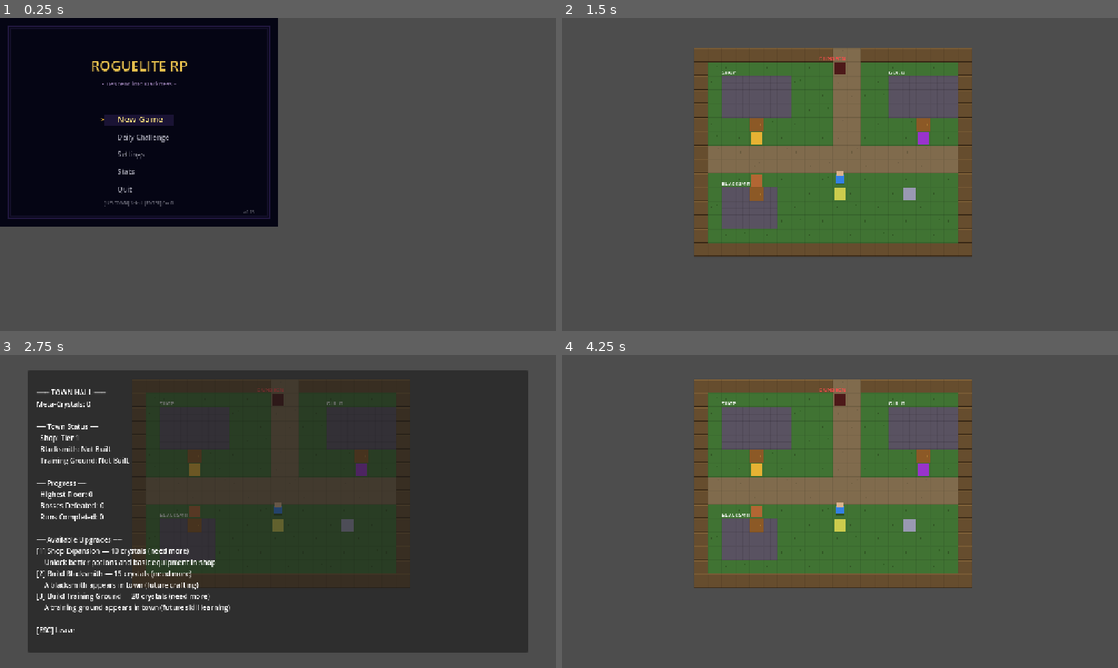
Above: before the commit, frames 1-4 (two rows, left to right).
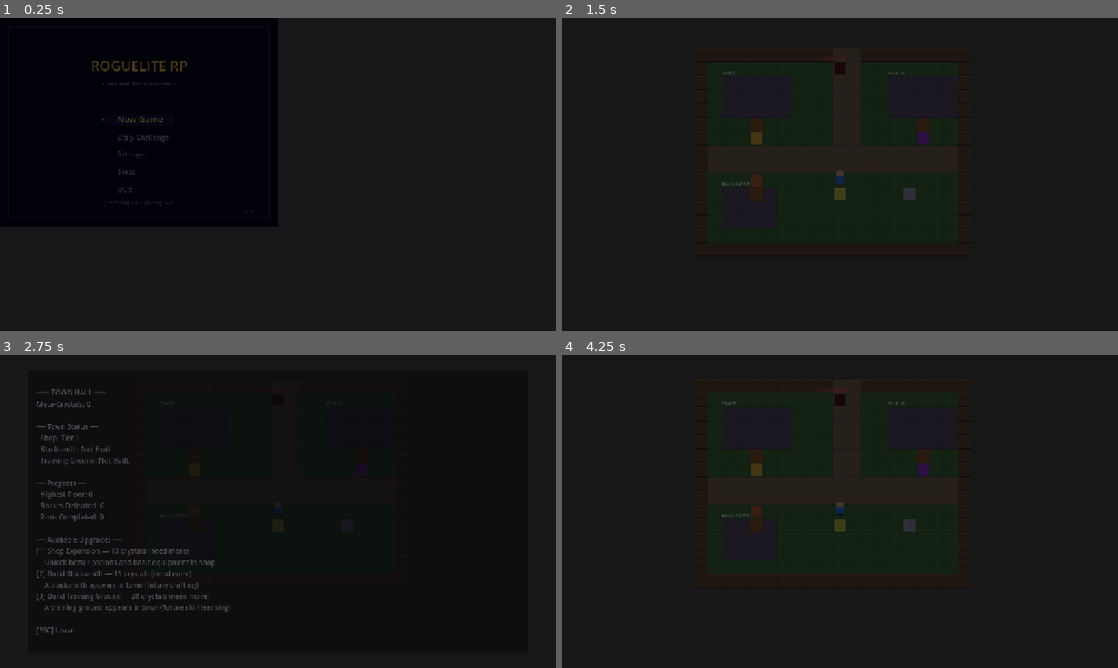
Above: after the commit, the same moments.

Repository: Uncanny177/GDscript-Dev---Prog.1
Game: Godot game, scene res://scenes/ui/title_screen.tscn
The game is run twice, just before and just after one commit, with the same random seed, the same clock (stepped at 60 frames per second) and the same inputs.
Inputs:
- Up to frame 1 (0.25 s): no input
- Up to frame 2 (1.5 s): tap Enter (ui_accept) at 0.5, 0.77 s; hold D (move_right) 0.53-1.28 s; tap E (interact) at 0.6 s; hold S (move_down) from 1.28 s (still down); tap 1 at 1.35 s
- Up to frame 3 (2.75 s): tap Enter (ui_accept) at 1.52 s; release S (move_down) at 2.03 s; hold D (move_right) from 2.03 s (still down); tap 2 at 2.1 s
- Up to frame 4 (4.25 s): tap Enter (ui_accept) at 2.75, 3.02, 3.5, 3.77 s; release D (move_right) at 2.78 s; hold W (move_up) 2.78-3.53 s; tap 3 at 2.85 s; hold A (move_left) from 3.53 s (still down); tap 4 at 3.6 s; tap Escape (cancel) at 4.15 s

The runs differ from the first frame. In frame 1, 69% of the frame differs, in the area x 0-100%, y 0-100%; in frame 2, 100%; in frame 3, 100%; in frame 4, 100%.

Commit message:
feat: Dark-horror UI theme (Task 3 — menu visuals)
Add UITheme autoload — builds a cohesive UI theme in code (no art assets):
- Horror palette: charcoal backgrounds, blood-red + violet accents, warm off-white text
- Styled PanelContainers: dark bg, accent borders, rounded corners, drop shadows
- Styled Buttons: normal/hover/pressed/focus states with accent highlights
- Styled ProgressBars: for HP/MP/Sanity bars
- make_overlay_style(): consistent dark modal overlay

Applied to:
- Settings menu: centered narrower panel (was sprawling 0.1-0.9), themed, added overlay
- Pause menu: themed panel, larger centered text, themed overlay

Loads 2nd in autoload order so all menus can use it.
Replaces the ugly default gray Godot theme with a moody, consistent look.

Diff:
--- a/project.godot
+++ b/project.godot
@@ -21,6 +21,7 @@
 [autoload]
 
 GameManager="*res://scripts/managers/game_manager.gd"
+UITheme="*res://scripts/ui/ui_theme.gd"
 UnlocksManager="*res://scripts/managers/unlocks_manager.gd"
 SaveManager="*res://scripts/managers/save_manager.gd"
 ClassDatabase="*res://scripts/data/class_database.gd"
--- a/scenes/ui/pause_menu.gd
+++ b/scenes/ui/pause_menu.gd
@@ -28,7 +28,7 @@
 	# Dark overlay behind the menu
 	overlay = ColorRect.new()
 	overlay.name = "PauseOverlay"
-	overlay.color = Color(0.0, 0.0, 0.0, 0.6)
+	overlay.color = UITheme.make_overlay_style()
 	overlay.anchor_right = 1.0
 	overlay.anchor_bottom = 1.0
 	overlay.mouse_filter = Control.MOUSE_FILTER_IGNORE
@@ -36,22 +36,25 @@
 
 	panel = PanelContainer.new()
 	panel.name = "PausePanel"
-	panel.anchor_left = 0.25
-	panel.anchor_right = 0.75
-	panel.anchor_top = 0.2
-	panel.anchor_bottom = 0.8
+	panel.anchor_left = 0.32
+	panel.anchor_right = 0.68
+	panel.anchor_top = 0.25
+	panel.anchor_bottom = 0.75
+	UITheme.apply_to(panel)
 	add_child(panel)
 
 	var margin := MarginContainer.new()
 	margin.add_theme_constant_override("margin_left", 30)
 	margin.add_theme_constant_override("margin_right", 30)
-	margin.add_theme_constant_override("margin_top", 20)
-	margin.add_theme_constant_override("margin_bottom", 20)
+	margin.add_theme_constant_override("margin_top", 24)
+	margin.add_theme_constant_override("margin_bottom", 24)
 	panel.add_child(margin)
 
 	content_label = Label.new()
 	content_label.name = "ContentLabel"
 	content_label.horizontal_alignment = HORIZONTAL_ALIGNMENT_CENTER
+	content_label.add_theme_color_override("font_color", UITheme.TEXT_MAIN)
+	content_label.add_theme_font_size_override("font_size", 20)
 	margin.add_child(content_label)
 
 	panel.hide()
--- a/scenes/ui/settings_menu.gd
+++ b/scenes/ui/settings_menu.gd
@@ -67,24 +67,37 @@
 
 
 func _build_ui() -> void:
+	# Dark overlay behind the settings panel
+	var overlay := ColorRect.new()
+	overlay.name = "SettingsOverlay"
+	overlay.color = UITheme.make_overlay_style()
+	overlay.anchor_right = 1.0
+	overlay.anchor_bottom = 1.0
+	overlay.mouse_filter = Control.MOUSE_FILTER_IGNORE
+	add_child(overlay)
+
+	# Centered panel (narrower so it doesn't sprawl across the screen)
 	panel = PanelContainer.new()
 	panel.name = "SettingsPanel"
-	panel.anchor_left = 0.1
-	panel.anchor_right = 0.9
-	panel.anchor_top = 0.05
-	panel.anchor_bottom = 0.95
+	panel.anchor_left = 0.28
+	panel.anchor_right = 0.72
+	panel.anchor_top = 0.12
+	panel.anchor_bottom = 0.88
+	UITheme.apply_to(panel)
 	add_child(panel)
 
 	var margin := MarginContainer.new()
-	margin.add_theme_constant_override("margin_left", 24)
-	margin.add_theme_constant_override("margin_right", 24)
-	margin.add_theme_constant_override("margin_top", 16)
-	margin.add_theme_constant_override("margin_bottom", 16)
+	margin.add_theme_constant_override("margin_left", 28)
+	margin.add_theme_constant_override("margin_right", 28)
+	margin.add_theme_constant_override("margin_top", 22)
+	margin.add_theme_constant_override("margin_bottom", 22)
 	panel.add_child(margin)
 
 	content_label = Label.new()
 	content_label.name = "ContentLabel"
 	content_label.autowrap_mode = TextServer.AUTOWRAP_WORD_SMART
+	content_label.add_theme_color_override("font_color", UITheme.TEXT_MAIN)
+	content_label.add_theme_font_size_override("font_size", 18)
 	margin.add_child(content_label)
 
 	panel.hide()
--- /dev/null
+++ b/scripts/ui/ui_theme.gd
@@ -0,0 +1,150 @@
+## UITheme — Builds a cohesive dark-horror UI theme in code (no art assets).
+##
+## Applies a consistent look to all panels, labels, and buttons:
+##   - Dark, desaturated backgrounds with subtle eerie accent borders
+##   - Readable off-white text with a faint glow feel
+##   - Rounded panels with shadow for depth
+##
+## Autoload. Call UITheme.apply_to(control) or use the shared theme resource.
+## The horror palette: deep charcoal, blood-red and pale-violet accents.
+
+extends Node
+
+## ─── PALETTE ────────────────────────────────────────────────────
+
+const BG_DEEP: Color = Color(0.06, 0.06, 0.09)       # Near-black charcoal
+const BG_PANEL: Color = Color(0.11, 0.10, 0.14)      # Panel background
+const BG_PANEL_LIGHT: Color = Color(0.16, 0.15, 0.20) # Raised elements
+const ACCENT: Color = Color(0.55, 0.15, 0.25)        # Blood red accent
+const ACCENT_DIM: Color = Color(0.30, 0.12, 0.18)    # Dim border
+const ACCENT_VIOLET: Color = Color(0.45, 0.35, 0.60) # Eerie violet (sigils)
+const TEXT_MAIN: Color = Color(0.88, 0.86, 0.82)     # Warm off-white
+const TEXT_DIM: Color = Color(0.55, 0.53, 0.58)      # Muted text
+const TEXT_HIGHLIGHT: Color = Color(0.95, 0.80, 0.55) # Amber highlight
+
+## The shared theme resource all UI can use
+var theme: Theme = null
+
+
+func _ready() -> void:
+	theme = _build_theme()
+	print("[UITheme] Horror UI theme built")
+
+
+## ─── PUBLIC API ─────────────────────────────────────────────────
+
+func apply_to(control: Control) -> void:
+	## Apply the shared theme to a control (and its children via inheritance).
+	if control and theme:
+		control.theme = theme
+
+
+func make_panel_style() -> StyleBoxFlat:
+	## Returns a styled panel box for menus (dark, bordered, rounded).
+	var sb := StyleBoxFlat.new()
+	sb.bg_color = BG_PANEL
+	sb.border_color = ACCENT_DIM
+	sb.set_border_width_all(2)
+	sb.set_corner_radius_all(6)
+	sb.set_content_margin_all(16)
+	# Subtle shadow for depth
+	sb.shadow_color = Color(0.0, 0.0, 0.0, 0.5)
+	sb.shadow_size = 8
+	return sb
+
+
+func make_overlay_style() -> Color:
+	## Dark overlay color for behind modal menus.
+	return Color(0.0, 0.0, 0.02, 0.7)
+
+
+## ─── THEME CONSTRUCTION ─────────────────────────────────────────
+
+func _build_theme() -> Theme:
+	var t := Theme.new()
+
+	# ── Default font sizes ──
+	t.default_font_size = 16
+
+	# ── Label styling ──
+	t.set_color("font_color", "Label", TEXT_MAIN)
+	t.set_font_size("font_size", "Label", 16)
+
+	# ── PanelContainer styling ──
+	var panel_sb := StyleBoxFlat.new()
+	panel_sb.bg_color = BG_PANEL
+	panel_sb.border_color = ACCENT_DIM
+	panel_sb.set_border_width_all(2)
+	panel_sb.set_corner_radius_all(6)
+	panel_sb.set_content_margin_all(14)
+	panel_sb.shadow_color = Color(0.0, 0.0, 0.0, 0.5)
+	panel_sb.shadow_size = 10
+	t.set_stylebox("panel", "PanelContainer", panel_sb)
+
+	# ── Panel (generic) ──
+	var plain_panel := StyleBoxFlat.new()
+	plain_panel.bg_color = BG_DEEP
+	plain_panel.set_corner_radius_all(4)
+	t.set_stylebox("panel", "Panel", plain_panel)
+
+	# ── Button styling ──
+	_style_buttons(t)
+
+	# ── Progress bars (HP/MP/Sanity) ──
+	_style_progress_bars(t)
+
+	return t
+
+
+func _style_buttons(t: Theme) -> void:
+	# Normal state
+	var normal := StyleBoxFlat.new()
+	normal.bg_color = BG_PANEL_LIGHT
+	normal.border_color = ACCENT_DIM
+	normal.set_border_width_all(1)
+	normal.set_corner_radius_all(4)
+	normal.set_content_margin_all(8)
+	t.set_stylebox("normal", "Button", normal)
+
+	# Hover state
+	var hover := normal.duplicate() as StyleBoxFlat
+	hover.bg_color = Color(0.20, 0.16, 0.22)
+	hover.border_color = ACCENT
+	t.set_stylebox("hover", "Button", hover)
+
+	# Pressed state
+	var pressed := normal.duplicate() as StyleBoxFlat
+	pressed.bg_color = ACCENT_DIM
+	pressed.border_color = ACCENT
+	t.set_stylebox("pressed", "Button", pressed)
+
+	# Focus state (keyboard navigation)
+	var focus := StyleBoxFlat.new()
+	focus.bg_color = Color(0, 0, 0, 0)
+	focus.border_color = TEXT_HIGHLIGHT
+	focus.set_border_width_all(2)
+	focus.set_corner_radius_all(4)
+	t.set_stylebox("focus", "Button", focus)
+
+	t.set_color("font_color", "Button", TEXT_MAIN)
+	t.set_color("font_hover_color", "Button", TEXT_HIGHLIGHT)
+	t.set_color("font_pressed_color", "Button", TEXT_HIGHLIGHT)
+	t.set_font_size("font_size", "Button", 16)
+
+
+func _style_progress_bars(t: Theme) -> void:
+	# Background track
+	var bg := StyleBoxFlat.new()
+	bg.bg_color = BG_DEEP
+	bg.set_corner_radius_all(3)
+	bg.border_color = ACCENT_DIM
+	bg.set_border_width_all(1)
+	t.set_stylebox("background", "ProgressBar", bg)
+
+	# Fill
+	var fill := StyleBoxFlat.new()
+	fill.bg_color = ACCENT
+	fill.set_corner_radius_all(3)
+	t.set_stylebox("fill", "ProgressBar", fill)
+
+	t.set_color("font_color", "ProgressBar", TEXT_MAIN)
